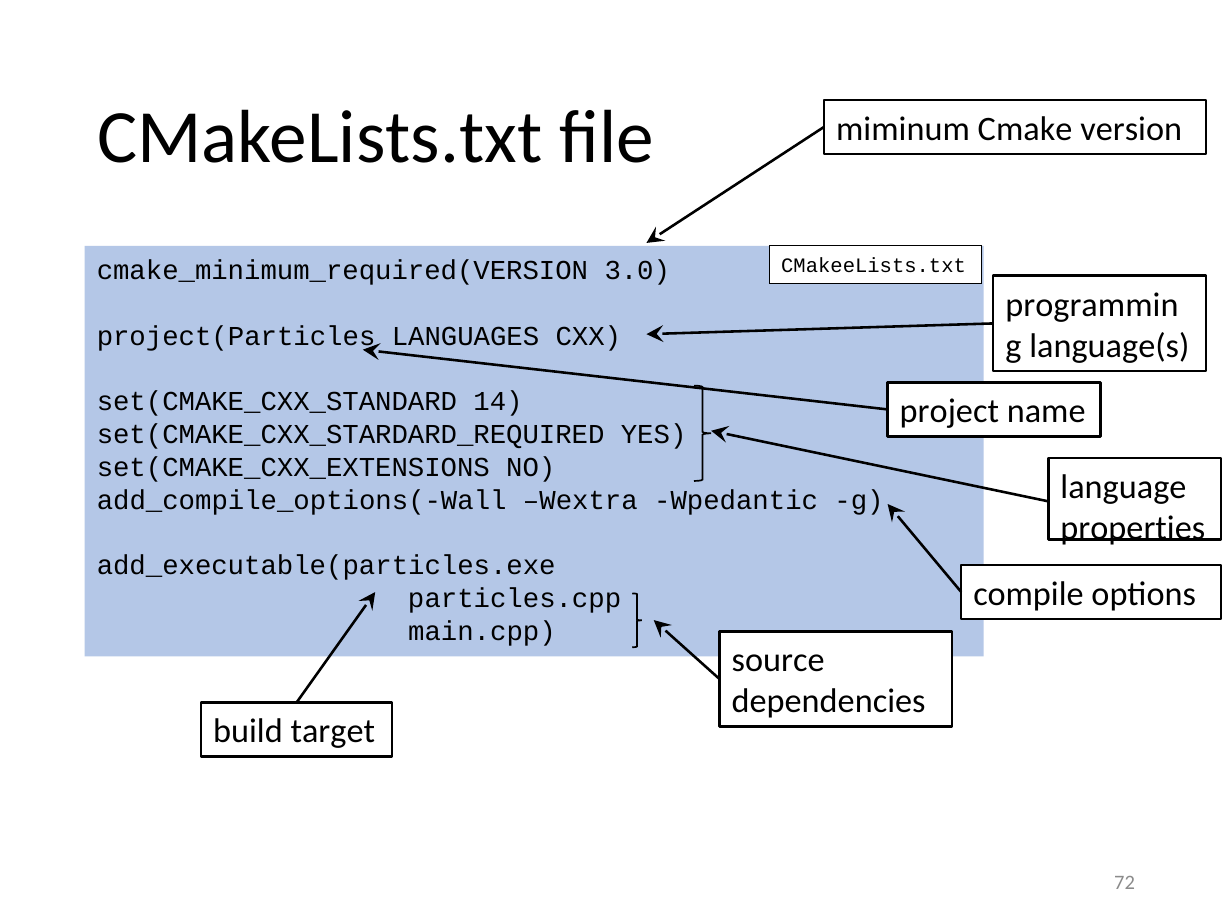
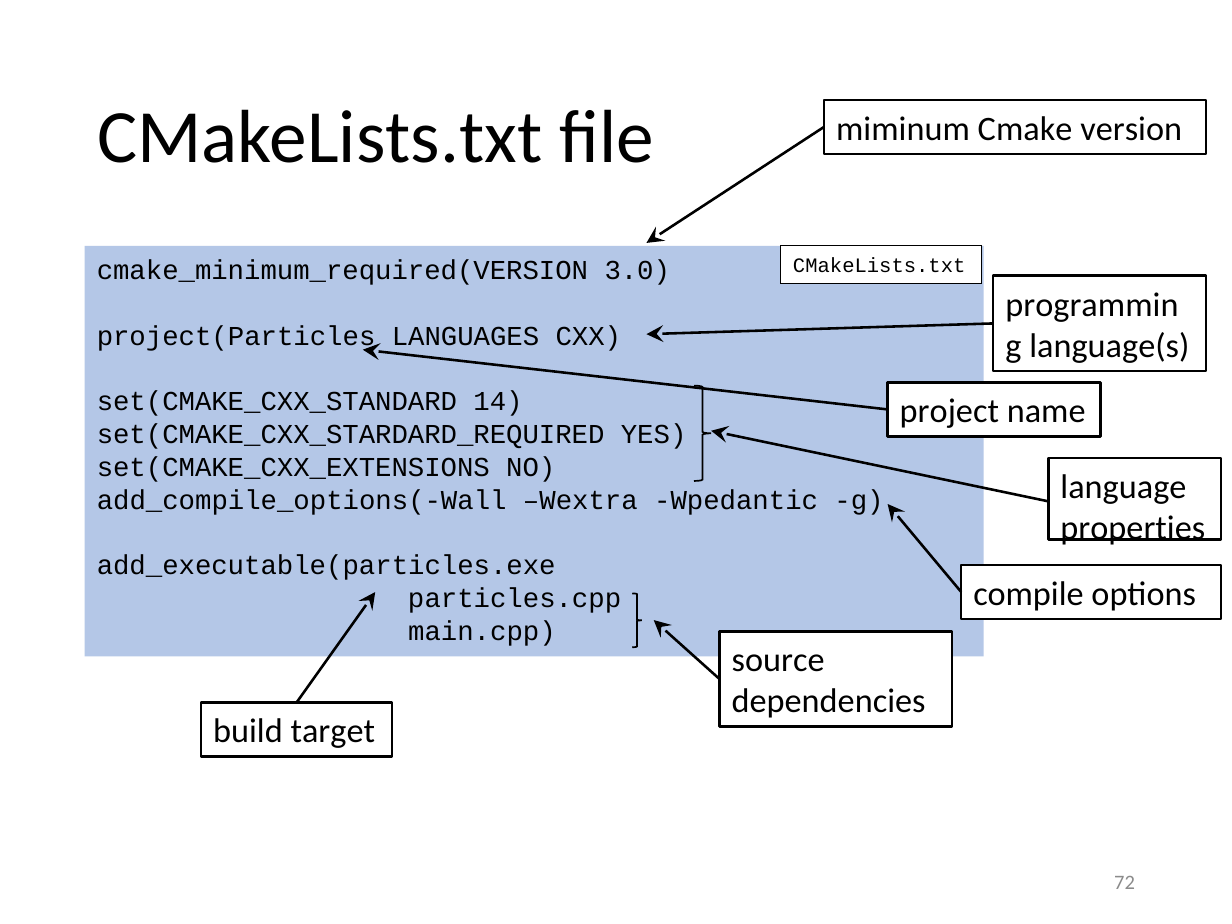
Before and after one commit to gjbex/Scientific-C-plus-plus, a slide deck: slide 72 of scientific_cpp.pptx. Drawn at 1232x924 pixels with LibreOffice and Linux fonts; fonts in the diff are those of the drawing. Boxes give left, top, right and bottom in pixels: in the first picture for what was removed or moved away, otherwise in the second. Text is boxed around its words. In the diff, an @@ line names an element or a change of style, - is before the commit and + after.

Commit message:
Fix typos

```diff
--- a/scientific_cpp.pptx
+++ b/scientific_cpp.pptx
@@ rectangle "CMakeLists.txt": place and size @@
-rectangle "CMakeLists.txt" at [769,246,982,283]
+rectangle "CMakeLists.txt" at [781,246,982,283]
@@ text in rectangle at [793,257,965,273]: text changed @@
-CMakeeLists.txt
+CMakeLists.txt
```
Also in this commit, not shown: 1 other slide changed.
